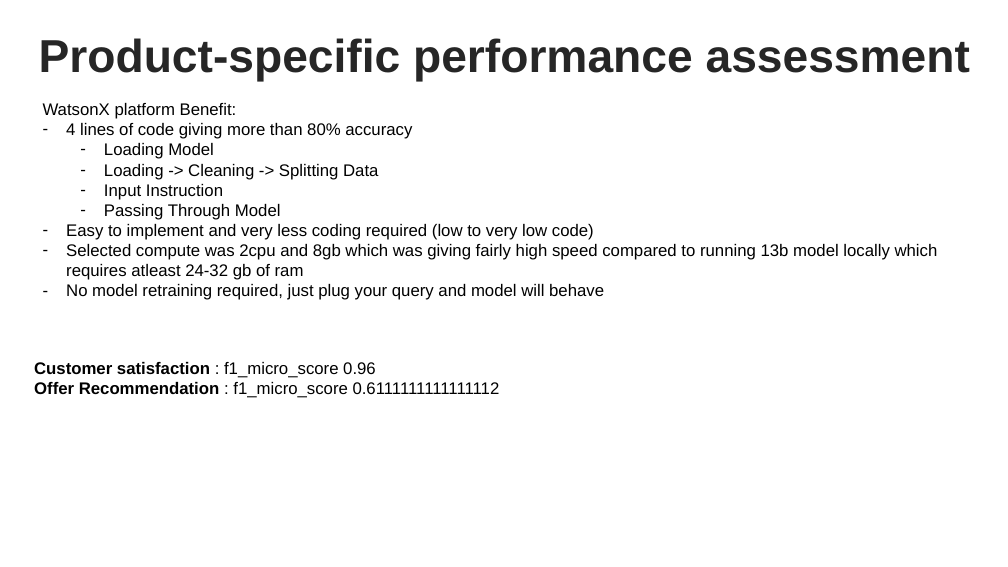
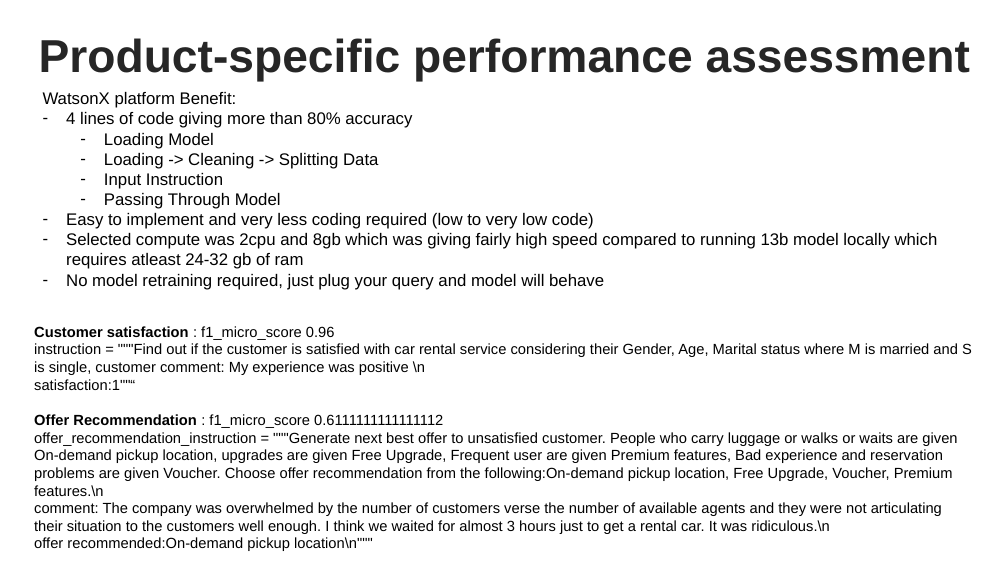
Before and after one commit to nextgencodes/watsonai, a slide deck: slide 2 of watsonx.pptx. Drawn at 1008x567 pixels with LibreOffice and Linux fonts; fonts in the diff are those of the drawing; background and template pictures are left out. Boxes give left, top, right and bottom in pixels: in the first picture for what was removed or moved away, otherwise in the second. Text is boxed around its words. In the diff, an @@ line names an element or a change of style, - is before the commit and + after.

```diff
--- a/watsonx.pptx
+++ b/watsonx.pptx
@@ text "WatsonX platform Benefit:": place and size @@
-text "WatsonX platform Benefit:" at [43, 103, 938, 300]
+text "WatsonX platform Benefit:" at [43, 92, 938, 290]
@@ text "Customer satisfaction : f1_micro_score 0.96": place and size @@
-text "Customer satisfaction : f1_micro_score 0.96" at [34, 362, 500, 398]
+text "Customer satisfaction : f1_micro_score 0.96" at [34, 326, 972, 551]
@@ text at [34, 326, 443, 428]: size 16 to 14 pt in "Customer satisfaction : f1_micro_score 0.96", "Offer Recommendation : f1_micro_score 0.6111111111111112" @@
@@ text at [34, 343, 972, 390]: paragraphs added @@
+instruction = """Find out if the customer is satisfied with car rental service considering their Gender, Age, Marital status where M is married and S is single, customer comment: My experience was positive \n
+satisfaction:1""“
@@ text at [34, 432, 957, 551]: paragraphs added @@
+offer_recommendation_instruction = """Generate next best offer to unsatisfied customer. People who carry luggage or walks or waits are given On-demand pickup location, upgrades are given Free Upgrade, Frequent user are given Premium features, Bad experience and reservation problems are given Voucher. Choose offer recommendation from the following:On-demand pickup location, Free Upgrade, Voucher, Premium features.\n
+comment: The company was overwhelmed by the number of customers verse the number of available agents and they were not articulating their situation to the customers well enough. I think we waited for almost 3 hours just to get a rental car. It was ridiculous.\n
+offer recommended:On-demand pickup location\n"""
```
Also in this commit, not shown: 1 other slide changed.
